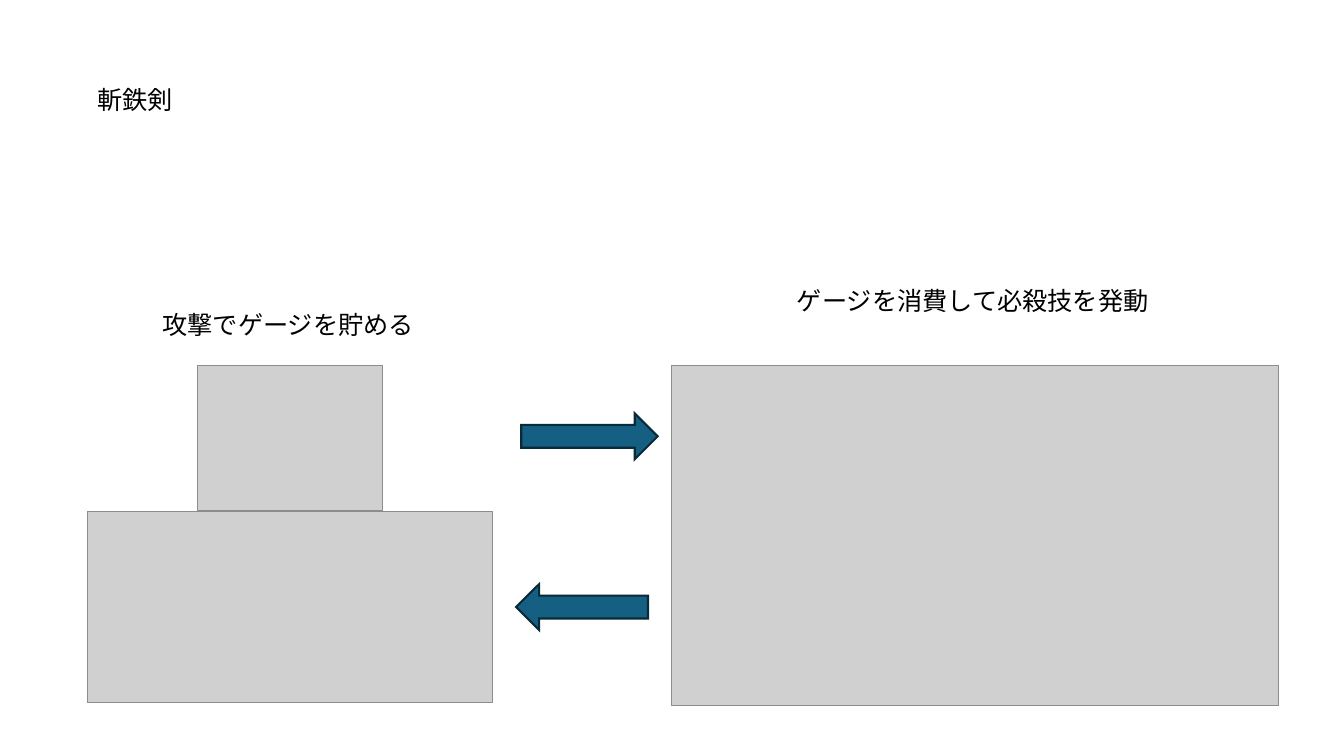
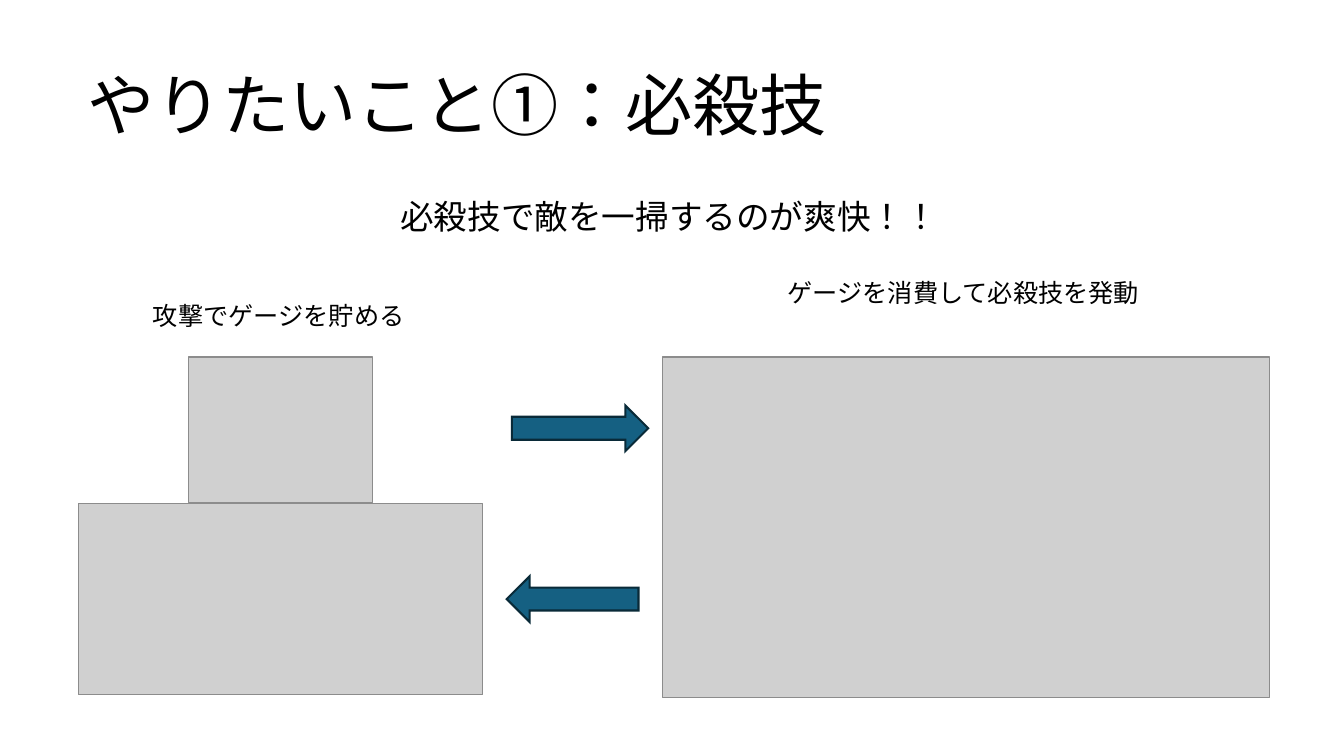
Before and after one commit to Tiger5286/SummerGame_2026, a slide deck: slide 5 of 夏ゲーム企画.pptx (slide 1 before the commit). Drawn at 1344x756 pixels with LibreOffice and Linux fonts; fonts in the diff are those of the drawing; grey boxes stand for pictures. Boxes give left, top, right and bottom in pixels: in the first picture for what was removed or moved away, otherwise in the second. Text is boxed around its words. In the diff, an @@ line names an element or a change of style, - is before the commit and + after.

```diff
--- a/夏ゲーム企画.pptx
+++ b/夏ゲーム企画.pptx
@@ text added at <box>88,73,827,136</box>, 48 pt, text #000000 @@
+やりたいこと①：必殺技
@@ text removed at <box>97,87,173,111</box> @@
-斬鉄剣
@@ text added at <box>400,200,938,232</box>, 24 pt, text #000000 @@
+必殺技で敵を一掃するのが爽快！！
@@ text "攻撃でゲージを貯める": place and size @@
-text "攻撃でゲージを貯める" at <box>162,312,413,336</box>
+text "攻撃でゲージを貯める" at <box>153,303,404,327</box>
@@ 3 pictures, 2 right arrows, 1 text: place and size @@
-3 pictures, 2 right arrows, 1 text at <box>88,288,1279,706</box>
+3 pictures, 2 right arrows, 1 text at <box>78,280,1269,698</box>
```
Also in this commit, not shown: 5 slides added, 1 slide removed, 6 other files.
